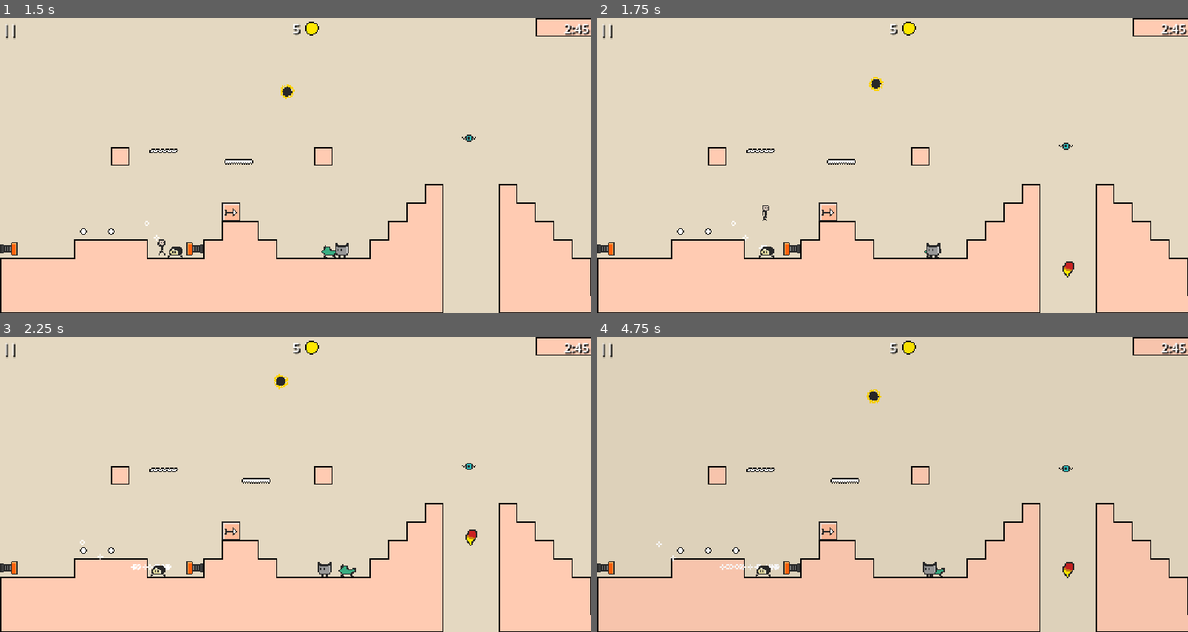
Above: before the commit, frames 1-4 (two rows, left to right).
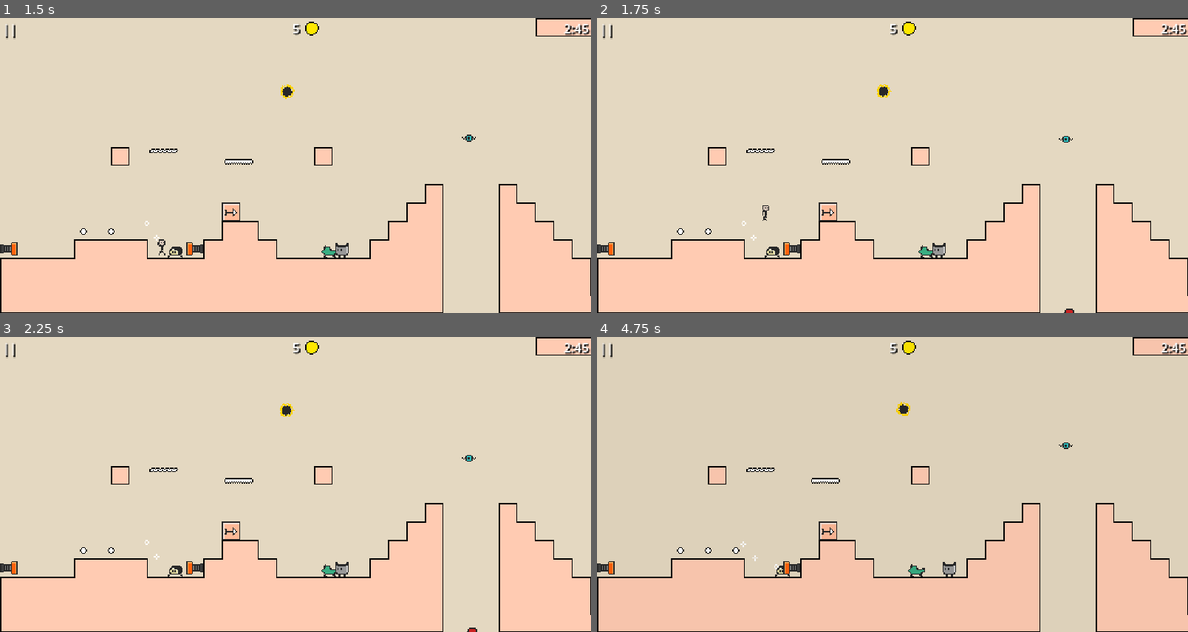
Above: after the commit, the same moments.

Repository: yannicka/ninja
Game: Godot game, scene res://src/Scenes/Game.tscn
The game is run twice, just before and just after one commit, with the same random seed, the same clock (stepped at 60 frames per second) and the same inputs.
Inputs (mouse positions are in pixels of both pictures, inside the frame that each line leads up to):
- Up to frame 1 (1.5 s): move the mouse to (425, 150) at 0.52 s; hold Space (space) 0.53-1.28 s; hold Right (ui_right) from 0.53 s (still down); click (425, 150) at 0.67 s; tap Up (ui_up) at 0.77 s; move the mouse to (177, 180) at 1.27 s; tap Space (space) at 1.35 s
- Up to frame 2 (1.75 s): keep holding Right (ui_right); tap Up (ui_up) at 1.52 s
- Up to frame 3 (2.25 s): move the mouse to (354, 419) at 2.02 s; release Right (ui_right) at 2.03 s; hold Left (ui_left) from 2.03 s (still down); hold Space (space) from 2.03 s (still down)
- Up to frame 4 (4.75 s): move the mouse to (862, 543) at 2.77 s; release Left (ui_left) at 2.78 s; release Space (space) at 2.78 s; hold Right (ui_right) 2.78-4.28 s; tap Space (space) at 2.85, 4.35 s; click (862, 543) at 2.92 s; tap Up (ui_up) at 3.02, 3.77, 4.52 s; move the mouse to (1069, 528) at 3.52 s; hold Space (space) 3.53-4.28 s; move the mouse to (715, 440) at 4.27 s; hold Left (ui_left) from 4.28 s (still down)

Frame 1 is identical in both runs. In frame 2, 0.6% of the frame differs, in the area x 22-81%, y 20-100%; in frame 3, 0.9%; in frame 4, 0.9%, in the area x 10-81%, y 17-82%.

Commit message:
Quand le joueur meurt, le niveau se met en pause (sauf le joueur)

Diff:
--- a/src/Player.gd
+++ b/src/Player.gd
@@ -97,6 +97,8 @@
 	$AnimationPlayer.play("die")
 	$CollisionShape2d.disabled = true
 
+	get_tree().paused = true
+
 func die_or_bounce():
 	if state == "fall":
 		bounce()
--- a/src/Player.tscn
+++ b/src/Player.tscn
@@ -95,6 +95,7 @@
 }
 
 [node name="Player" type="CharacterBody2D"]
+process_mode = 3
 collision_mask = 52
 script = ExtResource("1_nxbjv")
 
@@ -105,6 +106,7 @@
 limit_bottom = 256
 
 [node name="GPUParticles2D" type="GPUParticles2D" parent="."]
+process_mode = 1
 visible = false
 material = SubResource("CanvasItemMaterial_ghe24")
 amount = 20
--- a/src/Scenes/Game.tscn
+++ b/src/Scenes/Game.tscn
@@ -18,14 +18,12 @@
 grow_horizontal = 2
 
 [node name="MarginContainer1" type="MarginContainer" parent="CanvasLayer/HBoxContainer"]
-layout_mode = 2
 offset_right = 15.0
 offset_bottom = 19.0
 size_flags_horizontal = 2
 theme_override_constants/margin_left = 2
 
 [node name="Label" type="Label" parent="CanvasLayer/HBoxContainer/MarginContainer1"]
-layout_mode = 2
 offset_left = 2.0
 offset_right = 15.0
 offset_bottom = 19.0
@@ -35,7 +33,6 @@
 text = "||"
 
 [node name="MarginContainer2" type="MarginContainer" parent="CanvasLayer/HBoxContainer"]
-layout_mode = 2
 offset_left = 251.0
 offset_right = 260.0
 offset_bottom = 19.0
@@ -47,7 +44,6 @@
 texture = ExtResource("3_vur6n")
 
 [node name="Label" type="Label" parent="CanvasLayer/HBoxContainer/MarginContainer2"]
-layout_mode = 2
 offset_left = 2.0
 offset_right = 9.0
 offset_bottom = 19.0
@@ -57,7 +53,6 @@
 text = "5"
 
 [node name="MarginContainer3" type="MarginContainer" parent="CanvasLayer/HBoxContainer"]
-layout_mode = 2
 offset_left = 488.0
 offset_right = 512.0
 offset_bottom = 19.0
@@ -65,7 +60,6 @@
 theme_override_constants/margin_right = 2
 
 [node name="Label" type="Label" parent="CanvasLayer/HBoxContainer/MarginContainer3"]
-layout_mode = 2
 offset_right = 22.0
 offset_bottom = 19.0
 theme_override_colors/font_color = Color(1, 1, 1, 1)
--- a/src/Scenes/TransitionScene.gd
+++ b/src/Scenes/TransitionScene.gd
@@ -8,3 +8,4 @@
 	await $AnimationPlayer.animation_finished
 	get_tree().change_scene_to_file(new_scene)
 	$AnimationPlayer.play("black_to_transparent")
+	get_tree().paused = false
--- a/src/Scenes/TransitionScene.tscn
+++ b/src/Scenes/TransitionScene.tscn
@@ -69,6 +69,7 @@
 color = Color(0, 0, 0, 0)
 
 [node name="AnimationPlayer" type="AnimationPlayer" parent="."]
+process_mode = 3
 libraries = {
 "": SubResource("AnimationLibrary_soiuo")
 }
